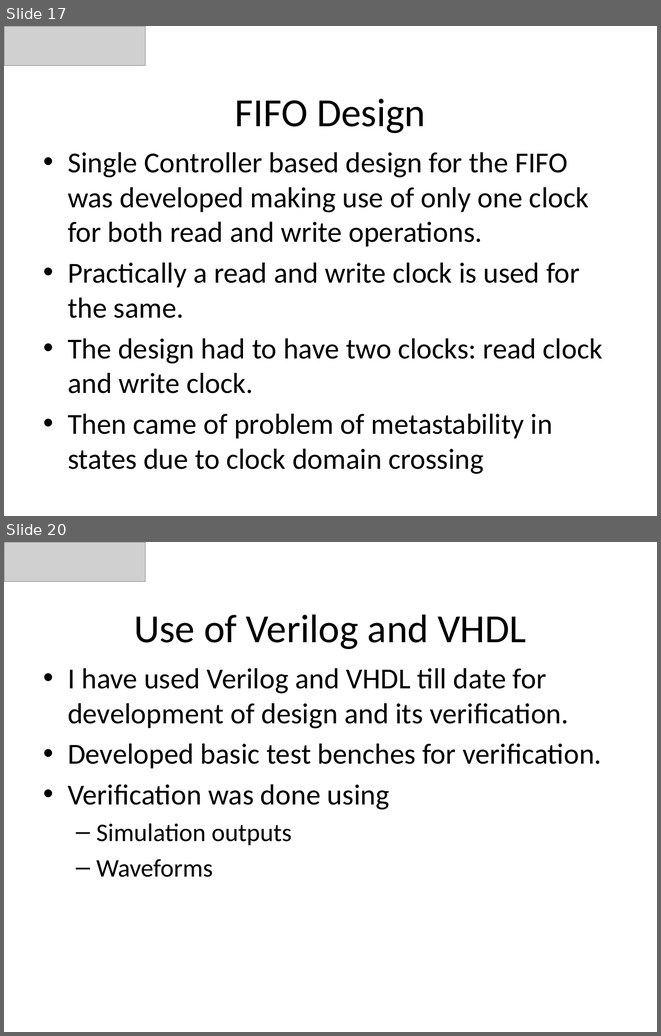
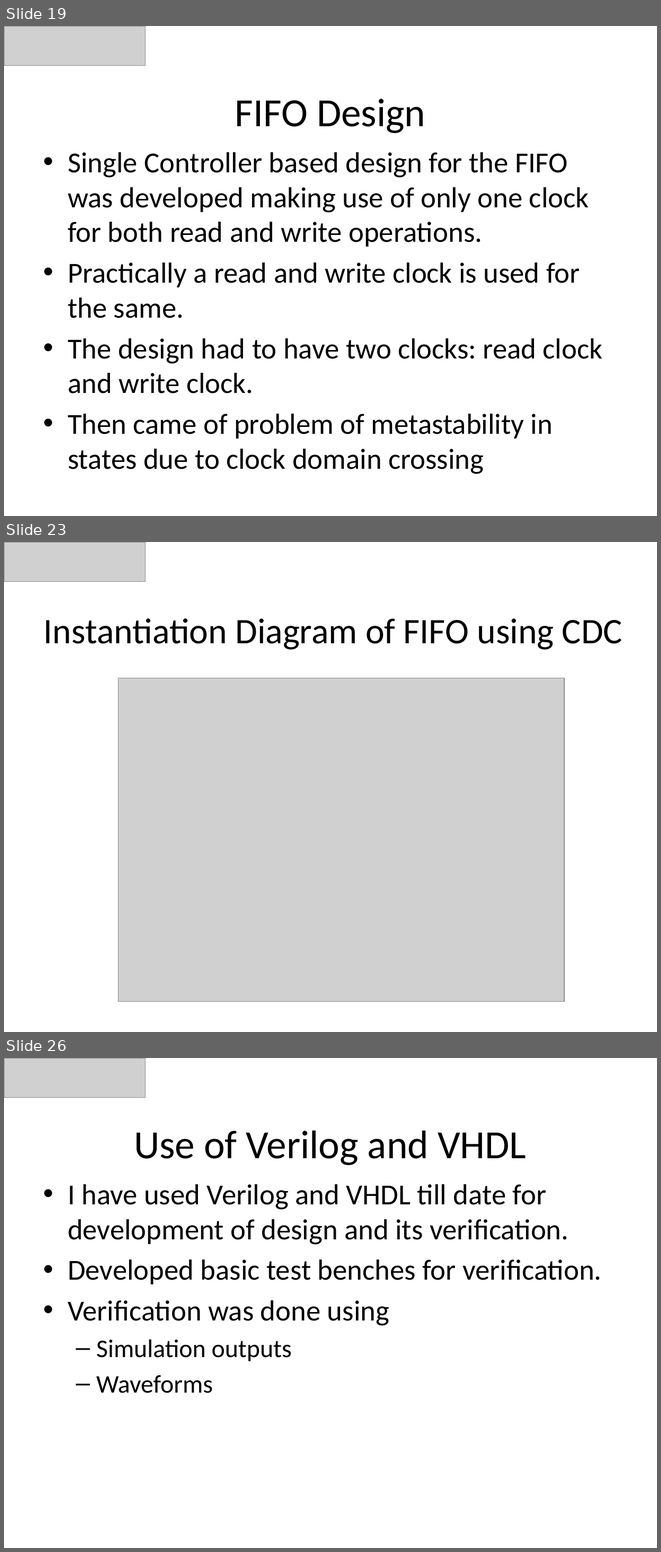
Before and after one commit to KishanVasu/Hello-world, a slide deck: SV [Autosaved].pptx. Shown one above the other, each under a label of ours: slides 17 and 20 before the commit, slides 19, 23 and 26 after it; the slides between them are not shown. The pictures are 661x1036 and 661x1552 pixels, drawn with LibreOffice and Linux fonts; fonts in the diff are those of the drawing; grey boxes stand for pictures. Boxes give left, top, right and bottom in pixels: in the first picture for what was removed or moved away, otherwise in the second. Text is boxed around its words. In the diff, an @@ line names an element or a change of style, - is before the commit and + after.

```diff
--- a/SV [Autosaved].pptx
+++ b/SV [Autosaved].pptx
@@ slide 23 added at (4,542,657,1032), background #FFFFFF @@
@@ picture added at (4,542,146,582) @@
@@ title added at (44,618,623,650), 39.6 pt, text #000000 @@
+Instantiation Diagram of FIFO using CDC
@@ picture added at (118,678,564,1001) @@
@@ what was slide 17 is now slide 19 @@
@@ what was slide 20 is now slide 26 @@
```
Also in this commit, not shown: 19 slides changed, 9 other slides added, 1 slide removed.
